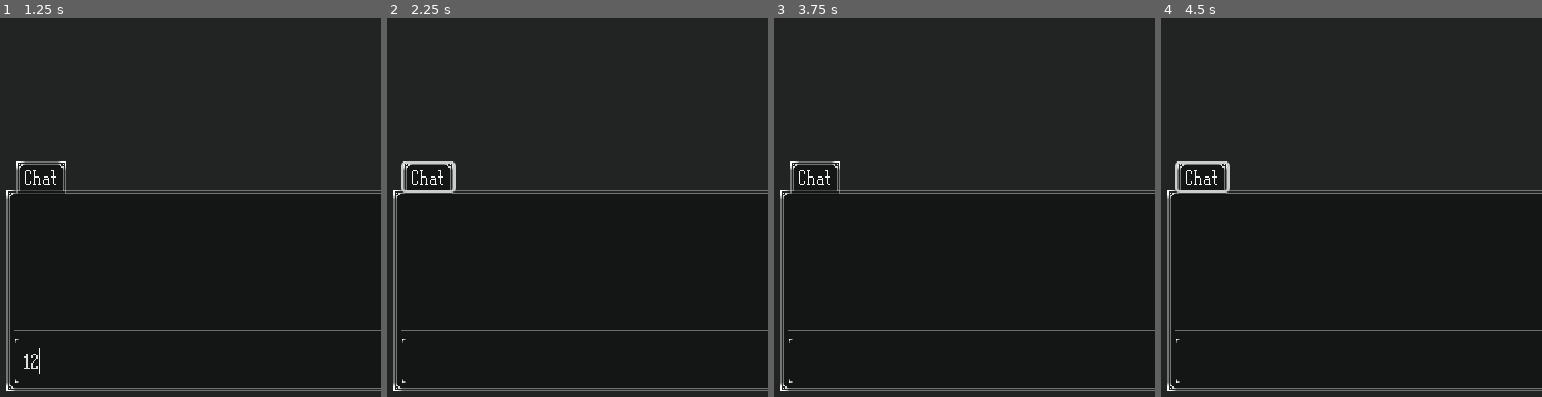
Above: before the commit, frames 1-4 (left to right).
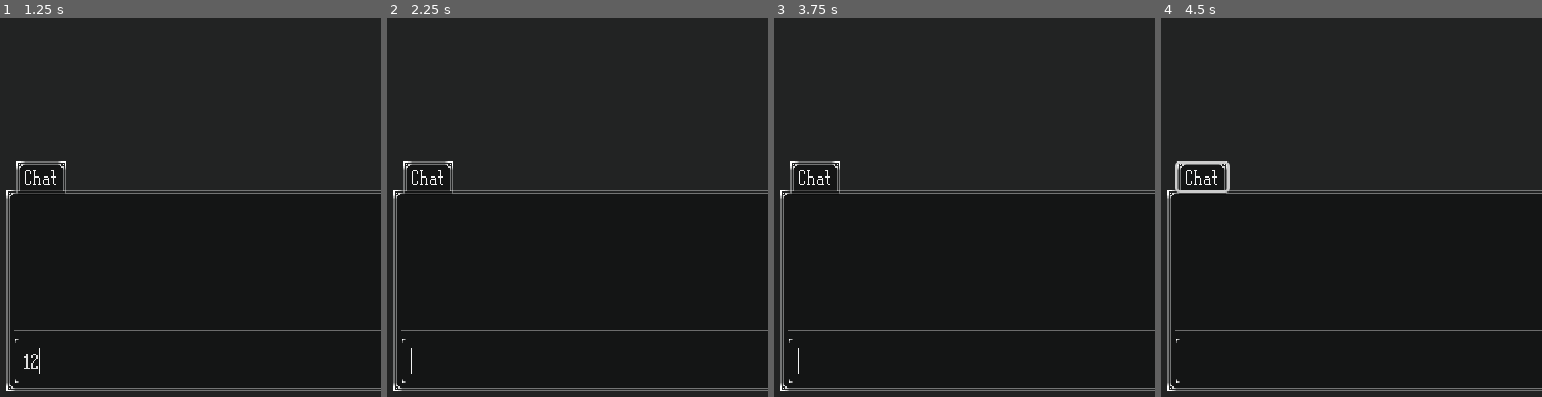
Above: after the commit, the same moments.

Repository: tristanbatchler/TwilightGroveOnline
Game: Godot game, scene res://states/ingame/ingame.tscn
The game is run twice, just before and just after one commit, with the same random seed, the same clock (stepped at 60 frames per second) and the same inputs. This scene is started directly instead of the project's main scene.
Inputs (mouse positions are % of the whole screen's width and height, from its top left):
- Up to frame 1 (1.25 s): click (46, 95) at 0.52 s; type "12" at 0.6 s
- Up to frame 2 (2.25 s): click "Send" at 1.25 s; tap Enter (ui_accept) at 2, 2.1 s; move the mouse to (50, 82) at 2.02 s; hold Right (move_right) from 2.03 s (still down); click (50, 82) at 2.17 s
- Up to frame 3 (3.75 s): tap Enter (ui_accept) at 2.27, 2.57, 2.75, 3.02, 3.05, 3.32, 3.5, 3.6 s; move the mouse to (29, 55) at 2.77 s; release Right (move_right) at 2.78 s; hold Down (move_down) 2.78-3.53 s; click (29, 55) at 2.85 s; move the mouse to (60, 27) at 3.52 s; hold Right (move_right) from 3.53 s (still down)
- Up to frame 4 (4.5 s): tap Enter (ui_accept) at 4.25 s; move the mouse to (45, 71) at 4.27 s; release Right (move_right) at 4.28 s; hold Up (move_up) from 4.28 s (still down); click (45, 71) at 4.35 s
The pictures show only the part of the screen within x 0-50%, y 50-100%; the shares and areas given below are measured in that part.

Frame 1 is identical in both runs. In frame 2, 0.3% of the frame differs, in the area x 3-19%, y 37-94%; in frame 3, less than 0.1%; in frame 4, nothing differs.

Commit message:
Keep chat box focused after sending a message

Diff:
--- a/client/states/ingame/ingame.gd
+++ b/client/states/ingame/ingame.gd
@@ -23,6 +23,10 @@
 	_logout_button.pressed.connect(_on_logout_button_pressed)
 	_line_edit.text_submitted.connect(func(_s): _on_send_button_pressed())
 	_send_button.pressed.connect(_on_send_button_pressed)
+#
+func _input(event: InputEvent) -> void:
+	if event is InputEventKey and event.is_action_released("ui_accept"):
+		_line_edit.grab_focus()
 
 func _on_ws_packet_received(packet: Packets.Packet) -> void:
 	var sender_id := packet.get_sender_id()
@@ -53,6 +57,8 @@
 	var chat := packet.new_chat()
 	var chat_msg := entered_text
 	_line_edit.clear()
+	_line_edit.release_focus()
+	_line_edit.grab_focus.call_deferred()
 	chat.set_msg(chat_msg)
 	if WS.send(packet) == OK:
 		_log.chat("You", chat_msg)
